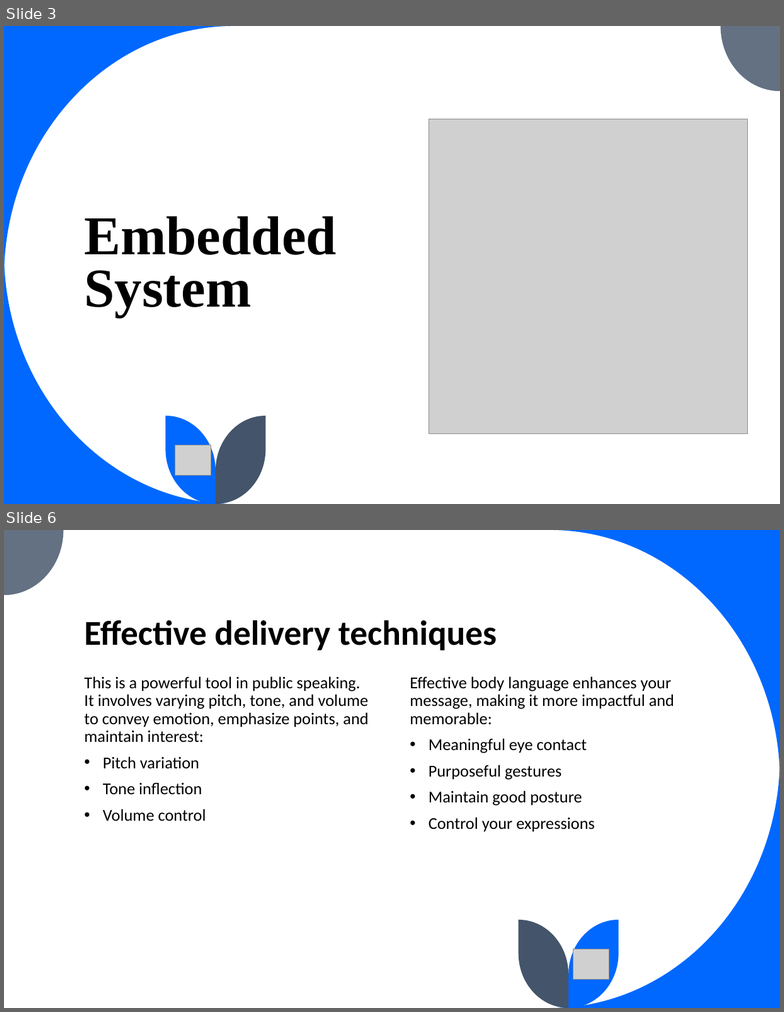
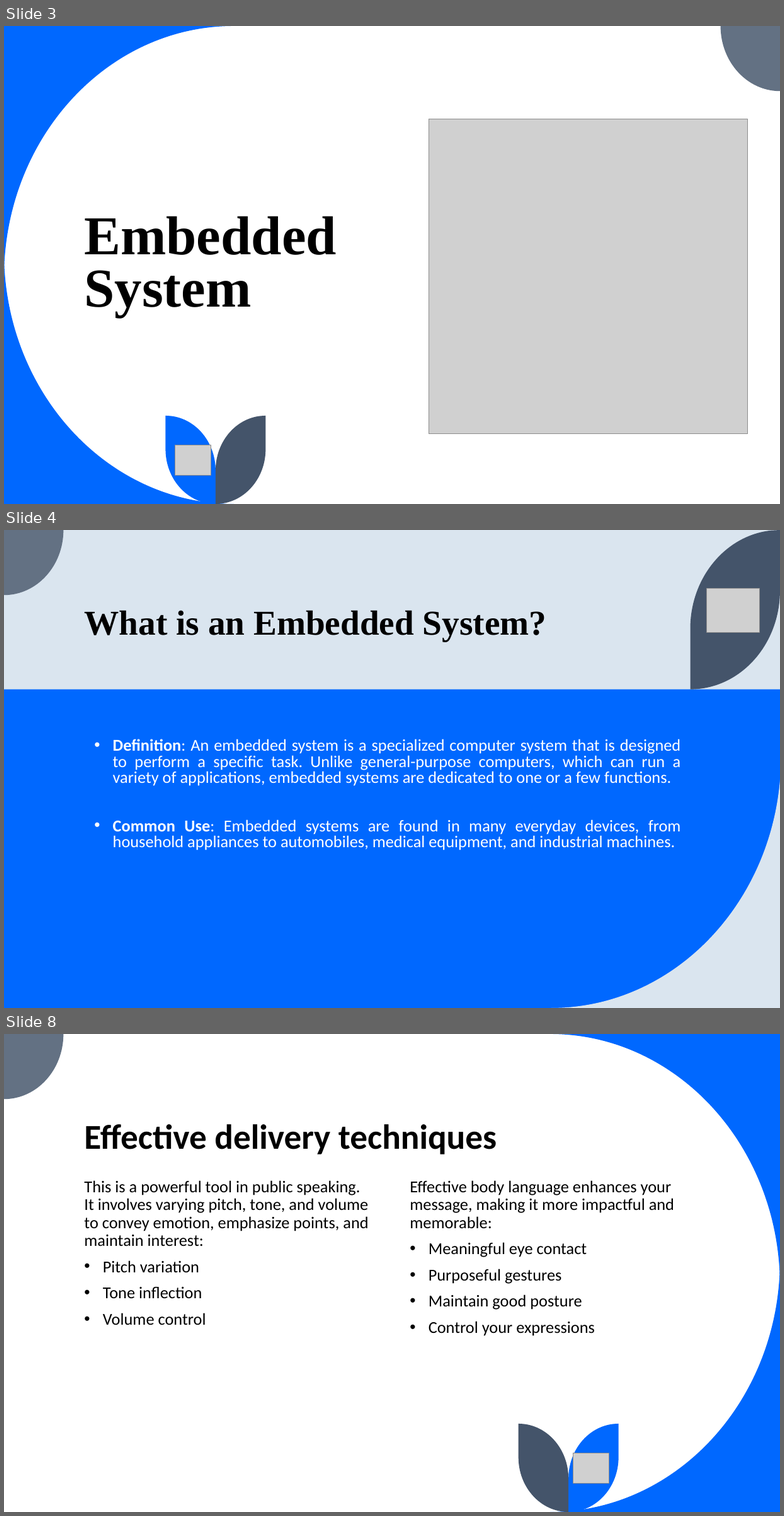
Before and after one commit to qossayrida/kakush, a slide deck: Arduino_Course/Arduino.pptx. Shown one above the other, each under a label of ours: slides 3 and 6 before the commit, slides 3, 4 and 8 after it; the slides between them are not shown. The pictures are 784x1012 and 784x1516 pixels, drawn with LibreOffice and Linux fonts; fonts in the diff are those of the drawing; grey boxes stand for pictures. Boxes give left, top, right and bottom in pixels: in the first picture for what was removed or moved away, otherwise in the second. Text is boxed around its words. In the diff, an @@ line names an element or a change of style, - is before the commit and + after.

Commit message:
Add Embedded System to slide

```diff
--- a/Arduino_Course/Arduino.pptx
+++ b/Arduino_Course/Arduino.pptx
@@ slide 4 added at [4,530,780,1008], background #DAE5EF; not listed: 1 template element that a slide beside it also shows @@
@@ freeform shape added at [691,530,780,689], fill #44546A @@
@@ picture added at [707,589,760,633] @@
@@ title added at [84,610,547,641], 42 pt, text #000000, bold @@
+What is an Embedded System?
@@ rectangle added at [4,689,780,1008], fill #0068FF @@
@@ text added at [113,739,681,850], 20 pt, text #FFFFFF @@
+• Definition: An embedded system is a specialized computer system that is designed to perform a specific task. Unlike general-purpose computers, which can run a variety of applications, embedded systems are dedicated to one or a few functions.
+• Common Use: Embedded systems are found in many everyday devices, from household appliances to automobiles, medical equipment, and industrial machines.
@@ freeform shape added at [551,756,780,1008], fill #DAE5EF @@
@@ what was slide 6 is now slide 8 @@
```
Also in this commit, not shown: 3 other slides added, 2 slides removed.
